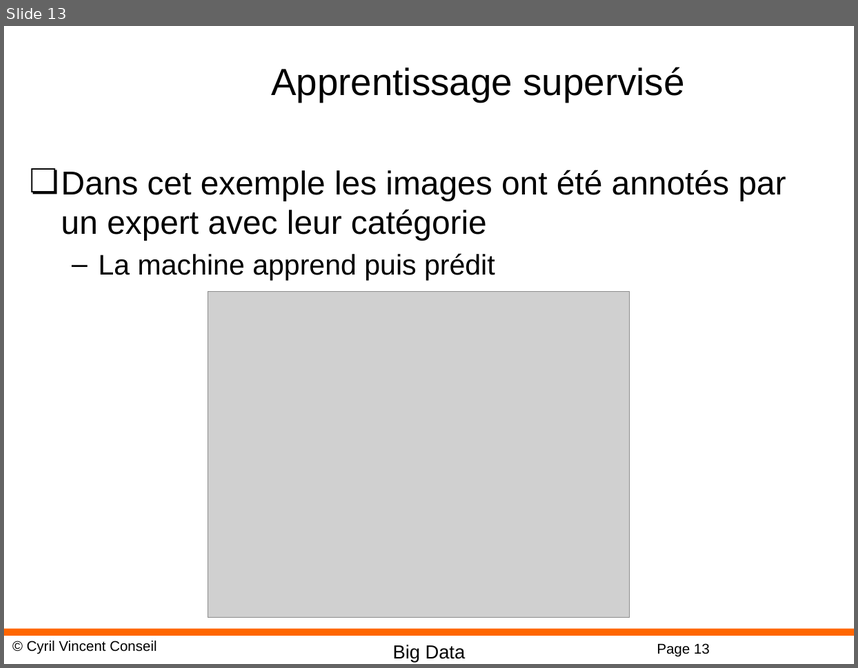
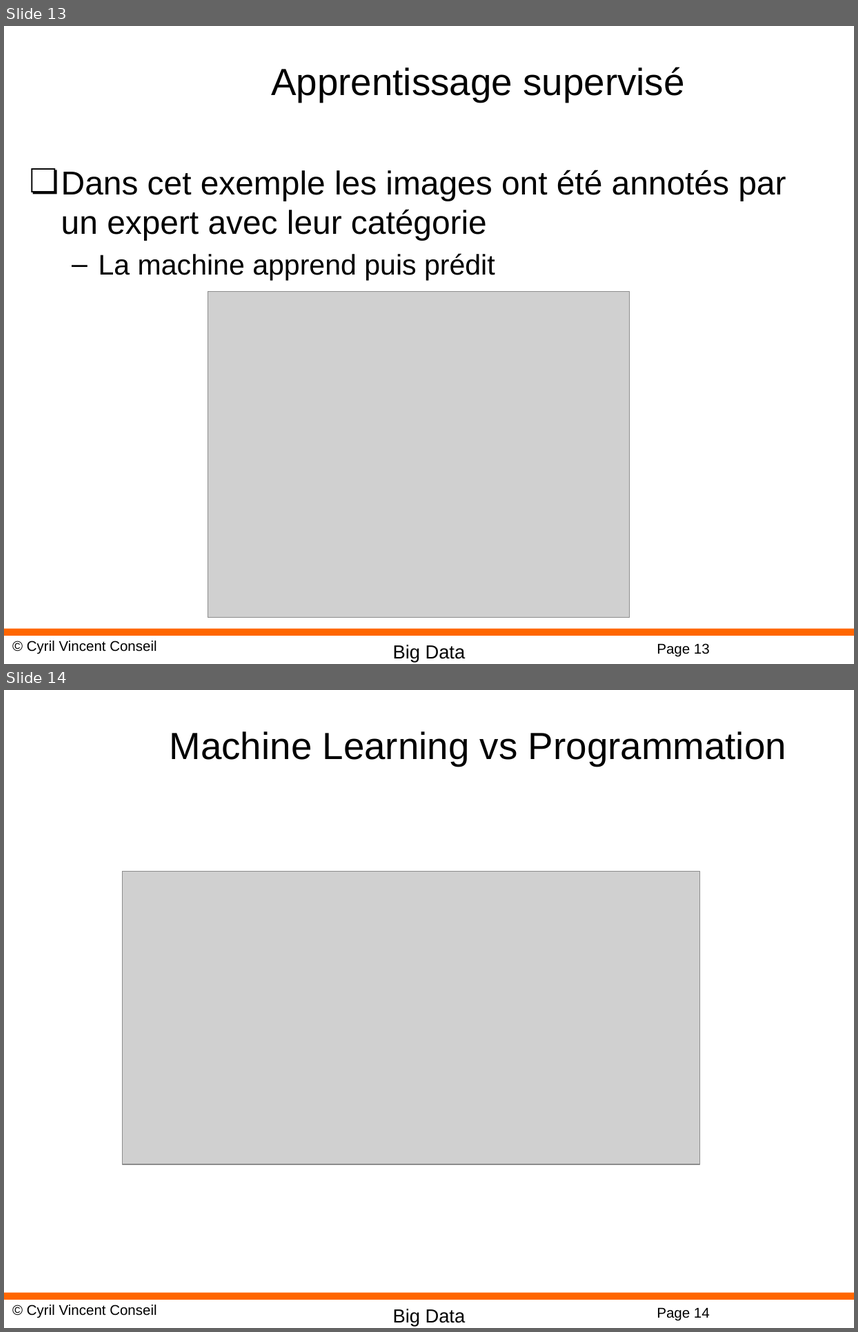
Before and after one commit to cyrilvincent/bigdata, a slide deck: ppt/BigData01-Intro.pptx. Shown one above the other, each under a label of ours: slide 13 before the commit, slides 13 and 14 after it. The pictures are 858x668 and 858x1332 pixels, drawn with LibreOffice and Linux fonts; fonts in the diff are those of the drawing; grey boxes stand for pictures; background and template pictures are left out. Boxes give left, top, right and bottom in pixels: in the first picture for what was removed or moved away, otherwise in the second. Text is boxed around its words. In the diff, an @@ line names an element or a change of style, - is before the commit and + after.

```diff
--- a/ppt/BigData01-Intro.pptx
+++ b/ppt/BigData01-Intro.pptx
@@ slide 14 added at (4, 690, 854, 1328), background #FFFFFF; not listed: 4 template elements that a slide beside it also shows @@
@@ title added at (170, 731, 786, 766), 32 pt, text #000000 @@
+Machine Learning vs Programmation
@@ picture added at (123, 871, 700, 1164) @@
```
Also in this commit, not shown: 23 other slides added, 22 other files.
